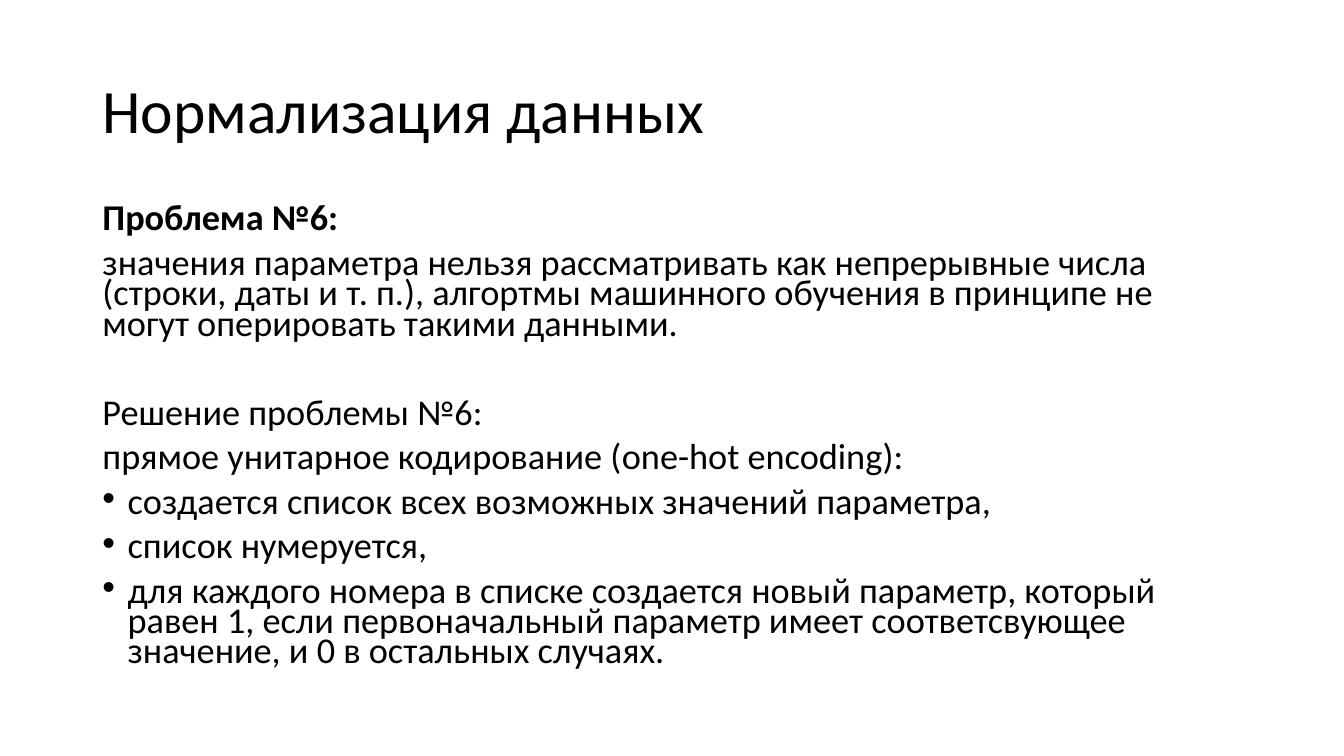
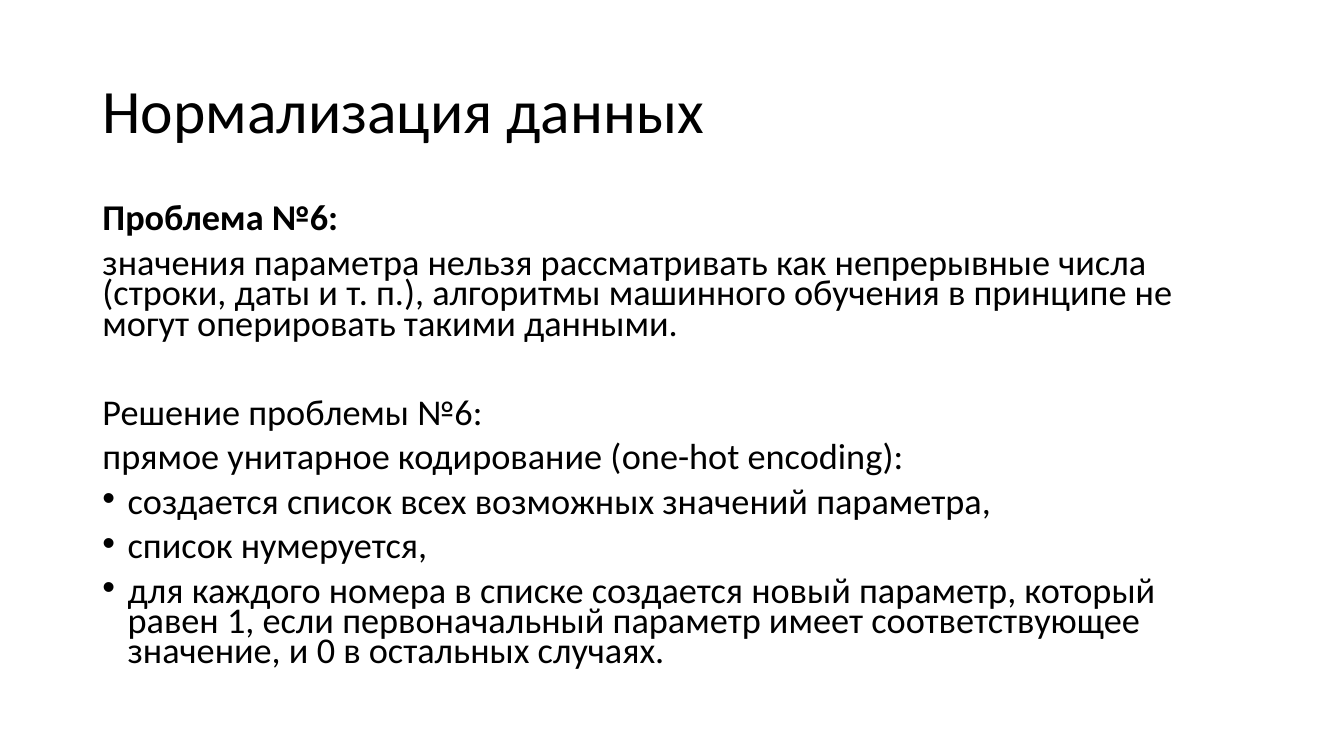
Before and after one commit to mosalov/AI_main_lectures, a slide deck: slide 38 of Лекция 3 07_10_2020.pptx (slide 32 before the commit). Drawn at 1344x756 pixels with LibreOffice and Linux fonts; fonts in the diff are those of the drawing. Boxes give left, top, right and bottom in pixels: in the first picture for what was removed or moved away, otherwise in the second. Text is boxed around its words. In the diff, an @@ line names an element or a change of style, - is before the commit and + after.

```diff
--- a/Лекция 3 07_10_2020.pptx
+++ b/Лекция 3 07_10_2020.pptx
@@ text at <box>102,257,1172,342</box>: text changed @@
-значения параметра нельзя рассматривать как непрерывные числа (строки, даты и т. п.), алгортмы машинного обучения в принципе не могут оперировать такими данными.
+значения параметра нельзя рассматривать как непрерывные числа (строки, даты и т. п.), алгоритмы машинного обучения в принципе не могут оперировать такими данными.
@@ text at <box>128,578,1155,669</box>: text changed @@
-• для каждого номера в списке создается новый параметр, который равен 1, если первоначальный параметр имеет соответсвующее значение, и 0 в остальных случаях.
+• для каждого номера в списке создается новый параметр, который равен 1, если первоначальный параметр имеет соответствующее значение, и 0 в остальных случаях.
```
Also in this commit, not shown: 12 other slides changed, 16 slides added, 9 slides removed, 3 other files.
